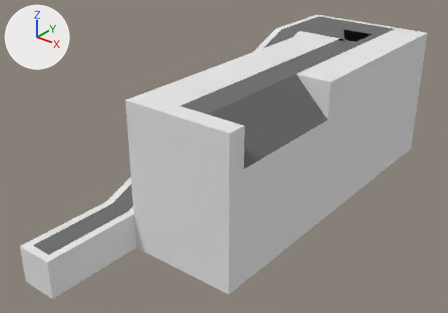
An edit to the FBX model Assets/World/Lumber/BaseObj.fbx, drawn before and after from the same camera.
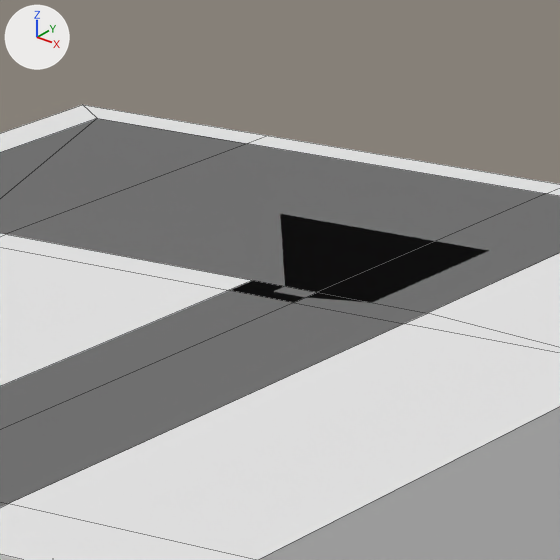
Old and new are each drawn whole from a 50 mm lens placed at (45.1, -69.7, 40.0), pointed at (-2.7, -10.0, 2.9) and again close up on the part from 68% to 85% of the width and 0% to 25% of the height. The axes (+X, +Y, +Z) are drawn at upper left. The lights are the same throughout. The close-ups show mesh edges as thin lines. Where no turn or scale is listed for an object, it has been applied to the vertices.

Names of what the first close-up shows: 'Base'.
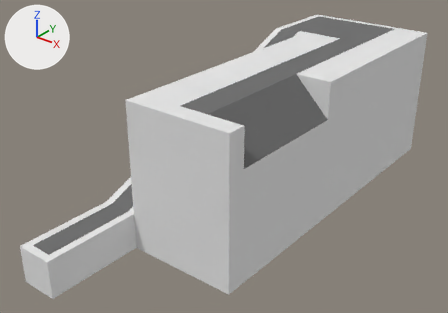
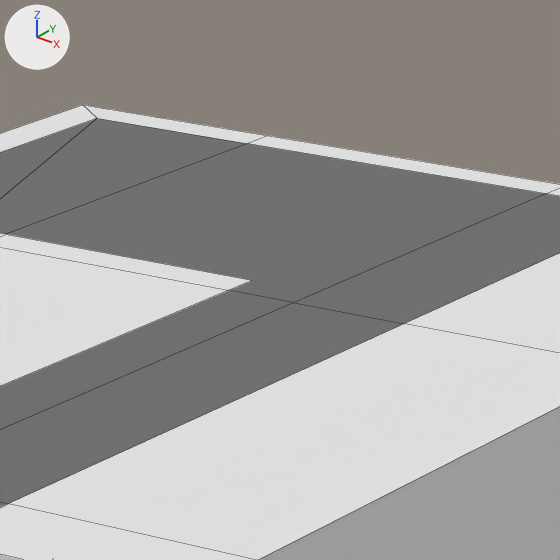
Scene script edits in JSON lines:
```json
{"block": "me_base", "where": "me_base.from_pydata(...)  # 92 vertices, 92 faces; spans x -10.0..10.0, y -38.0..25.0, z -5.0..15.0"}
{"block": "me_base", "where": "# used by ob_base; location = (0.0, 0.0, 0.0)"}
{"block": "me_base", "where": "# verts and faces of me_base; kept vertices keep their numbers, new ones are numbered from 92"}
{"block": "me_base", "where": "# before: 0 (5.0, 24.0, 15.0), 28 (2.5, 24.0, 15.0) at pixel (545, 193), 75 (10.0, 25.0, 15.0), 76 (10.0, 12.5, 15.0), 77 (2.5, 12.5, 15.0) at pixel (293, 302)"}
{"block": "me_base", "where": "# before: 78 (-5.0, 24.0, 15.0) at pixel (247, 143), 79 (-5.0, 13.5, 15.0) at pixel (5, 234), 80 (1.0, 13.5, 15.0) at pixel (252, 280), 82 (1.0, 12.5, 15.0) at pixel (228, 290), 85 (2.5, 13.5, 15.0) at pixel (317, 292)"}
{"block": "me_base", "where": "# before: 86 (5.0, 12.5, 15.0) at pixel (404, 323), 88 (5.0, 13.5, 15.0) at pixel (427, 313)"}
{"block": "me_base", "change": "me_base part 1"}
{"op": "add", "block": "me_base", "code": "delete_vertices([85, 88])  # with the faces that use them"}
{"op": "add", "block": "me_base", "code": "faces += [(0, 86, 76, 75)]  # mat_frame (white #e7e7e7)"}
{"op": "add", "block": "me_base", "code": "faces += [(0, 28, 77, 86), (28, 78, 79, 80, 82, 77)]  # mat_conveyor (dark grey #6e6e6e)"}
```

What differs and where, as boxes [x1, y1, x2, y2] in the close-ups (560 x 560 px):
```json
{"part": 1, "of": "me_base", "change": "cut back", "before": [7, 144, 560, 353], "after": [7, 144, 560, 353]}
```
